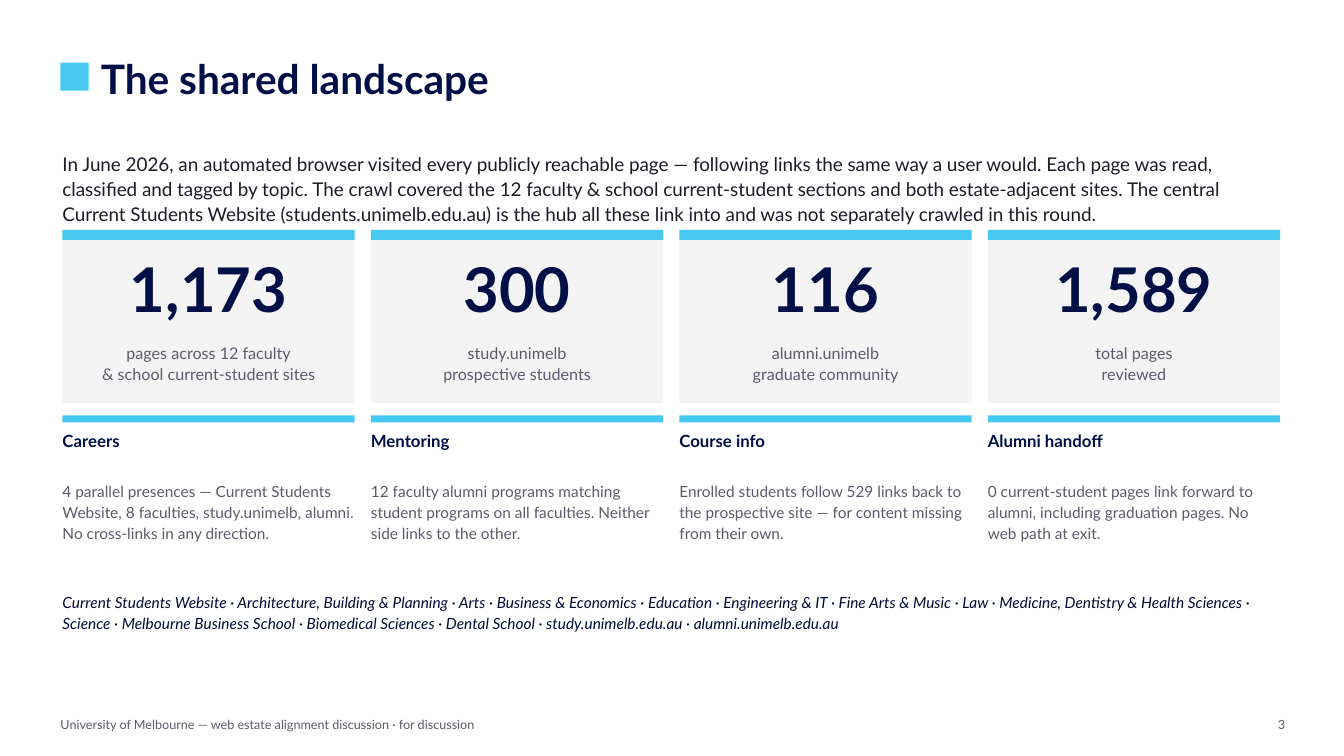
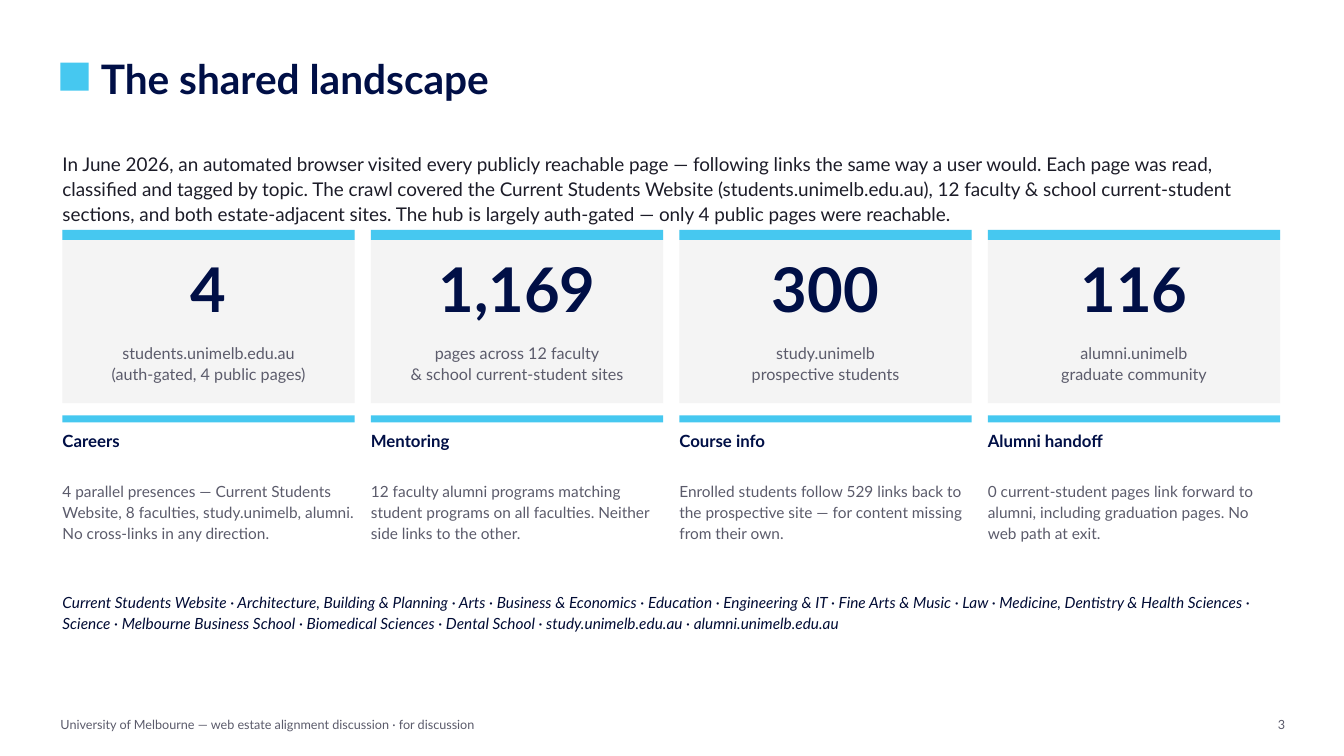
Before and after one commit to Enterprise-Services-Group/unimelb-current-students-ia, a slide deck: slide 3 of discussion-deck/Current-Students-EndToEnd-Discussion.pptx. Drawn at 1344x756 pixels with LibreOffice and Linux fonts; fonts in the diff are those of the drawing. Boxes give left, top, right and bottom in pixels: in the first picture for what was removed or moved away, otherwise in the second. Text is boxed around its words. In the diff, an @@ line names an element or a change of style, - is before the commit and + after.

```diff
--- a/discussion-deck/Current-Students-EndToEnd-Discussion.pptx
+++ b/discussion-deck/Current-Students-EndToEnd-Discussion.pptx
@@ text at [62, 157, 1231, 225]: text changed @@
-In June 2026, an automated browser visited every publicly reachable page — following links the same way a user would. Each page was read, classified and tagged by topic. The crawl covered the 12 faculty & school current-student sections and both estate-adjacent sites. The central Current Students Website (students.unimelb.edu.au) is the hub all these link into and was not separately crawled in this round.
+In June 2026, an automated browser visited every publicly reachable page — following links the same way a user would. Each page was read, classified and tagged by topic. The crawl covered the Current Students Website (students.unimelb.edu.au), 12 faculty & school current-student sections, and both estate-adjacent sites. The hub is largely auth-gated — only 4 public pages were reachable.
@@ text at [191, 267, 227, 312]: text changed @@
-1,173
+4
@@ text at [438, 267, 595, 321]: text changed @@
-300
+1,169
@@ text at [772, 267, 879, 313]: text changed @@
-116
+300
@@ text at [1080, 267, 1187, 313]: text changed @@
-1,589
+116
@@ text at [112, 347, 306, 383]: text changed @@
-pages across 12 faculty
-& school current-student sites
+students.unimelb.edu.au
+(auth-gated, 4 public pages)
@@ text at [426, 347, 623, 380]: text changed @@
-study.unimelb
-prospective students
+pages across 12 faculty
+& school current-student sites
@@ text at [752, 347, 899, 383]: text changed @@
-alumni.unimelb
-graduate community
+study.unimelb
+prospective students
@@ text at [1061, 347, 1207, 383]: text changed @@
-total pages
-reviewed
+alumni.unimelb
+graduate community
```
Also in this commit, not shown: 2 other slides changed, 2 slides added, 2 slides removed, 1 other file.
